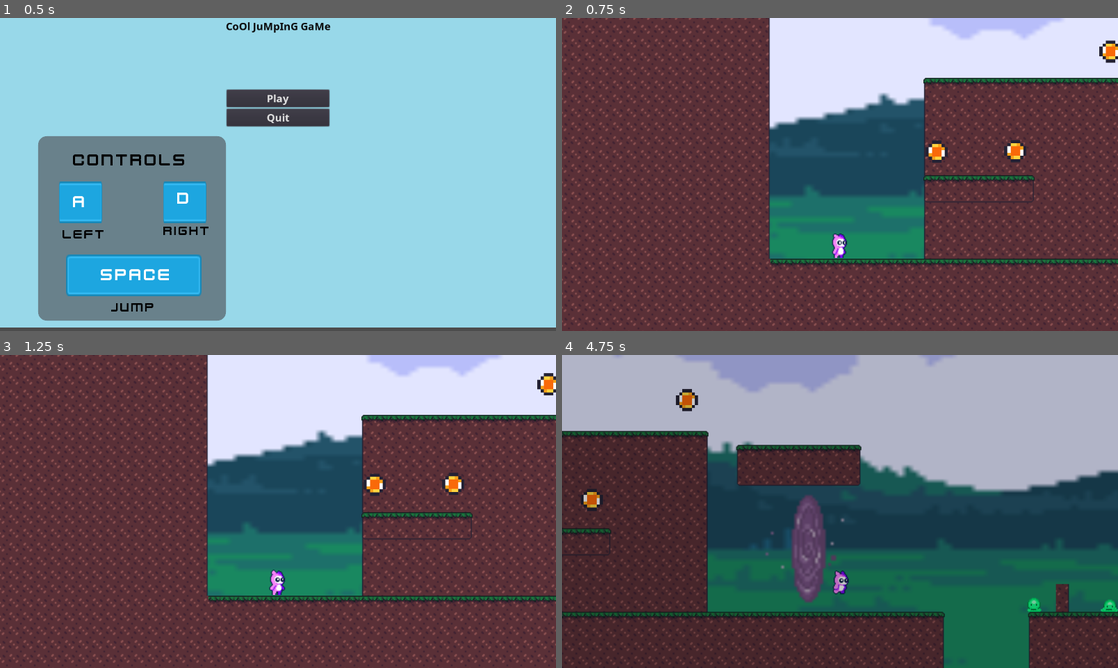
Above: before the commit, frames 1-4 (two rows, left to right).
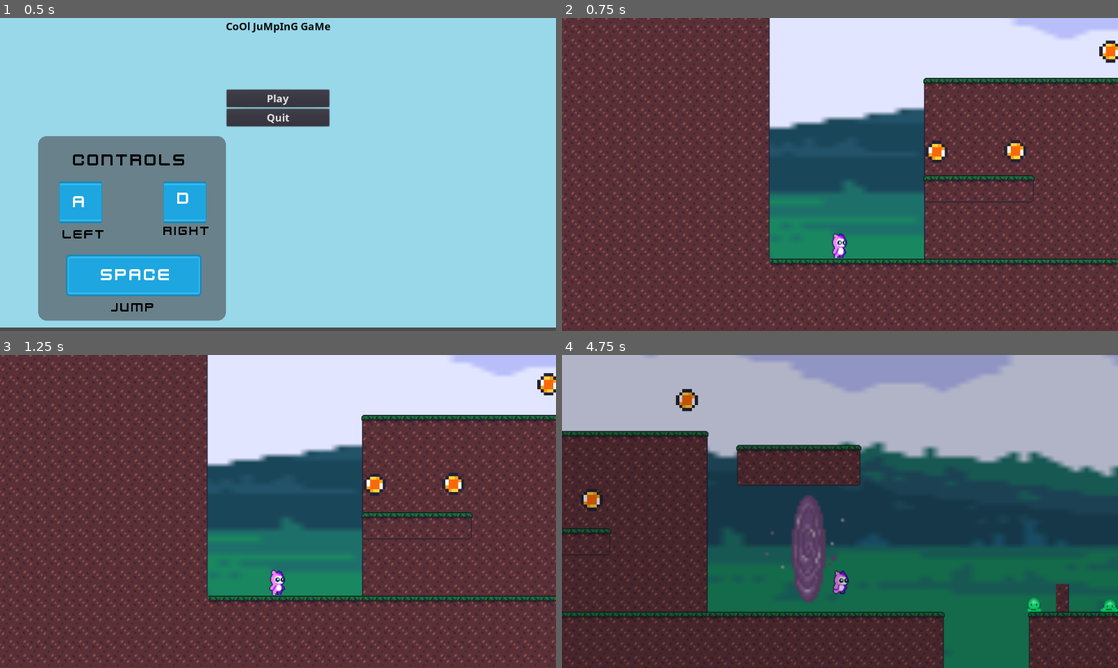
Above: after the commit, the same moments.

Repository: Mertric/2D-Video-game
Game: Godot game, scene res://Screen/MainScreen.tscn
The game is run twice, just before and just after one commit, with the same random seed, the same clock (stepped at 60 frames per second) and the same inputs.
Inputs:
- Up to frame 1 (0.5 s): no input
- Up to frame 2 (0.75 s): click "Play" at 0.5 s
- Up to frame 3 (1.25 s): no input
- Up to frame 4 (4.75 s): tap Enter at 1.25 s; hold D (right) 1.28-2.78 s; tap Space (jump) at 1.52, 2.27, 3.77, 4.52 s; hold A (left) 2.78-3.53 s; hold D (right) from 3.53 s (still down)

Frame 1 is identical in both runs. In frame 2, 2.6% of the frame differs, in the area x 37-100%, y 0-57%; in frame 3, 2.6%; in frame 4, 8.8%, in the area x 9-100%, y 0-62%.

Commit message:
fixed background loading issue

Diff:
--- a/2D Platformer/UI_Stuff/ParallaxBackground.tscn
+++ b/2D Platformer/UI_Stuff/ParallaxBackground.tscn
@@ -8,38 +8,38 @@
 [node name="ParallaxBackground" type="ParallaxBackground"]
 
 [node name="Blue Sky" type="ParallaxLayer" parent="."]
-motion_mirroring = Vector2( 800, 880 )
+motion_mirroring = Vector2( 1040, 880 )
 
 [node name="Sprite" type="Sprite" parent="Blue Sky"]
 position = Vector2( -8, 8 )
-scale = Vector2( 10, 5 )
+scale = Vector2( 13, 5 )
 texture = ExtResource( 4 )
 centered = false
 
 [node name="Clouds" type="ParallaxLayer" parent="."]
 motion_scale = Vector2( 0.5, 1 )
-motion_mirroring = Vector2( 640, 0 )
+motion_mirroring = Vector2( 960, 0 )
 
 [node name="Sprite" type="Sprite" parent="Clouds"]
-scale = Vector2( 8, 5 )
+scale = Vector2( 12, 5 )
 texture = ExtResource( 1 )
 centered = false
 
 [node name="Hills" type="ParallaxLayer" parent="."]
 motion_scale = Vector2( 0.6, 1 )
-motion_mirroring = Vector2( 640, 0 )
+motion_mirroring = Vector2( 960, 0 )
 
 [node name="Sprite" type="Sprite" parent="Hills"]
 position = Vector2( -8, 96 )
-scale = Vector2( 8, 5 )
+scale = Vector2( 12, 5 )
 texture = ExtResource( 2 )
 centered = false
 
 [node name="Grass" type="ParallaxLayer" parent="."]
-motion_mirroring = Vector2( 640, 0 )
+motion_mirroring = Vector2( 960, 0 )
 
 [node name="Sprite" type="Sprite" parent="Grass"]
-position = Vector2( 16, -64 )
-scale = Vector2( 8, 6 )
+position = Vector2( -8, -192 )
+scale = Vector2( 12, 7 )
 texture = ExtResource( 3 )
 centered = false
--- a/2D Platformer/src/Levels/Level.tscn
+++ b/2D Platformer/src/Levels/Level.tscn
@@ -321,7 +321,10 @@
 
 [node name="Sprite" parent="ParallaxBackground/Hills" index="0"]
 position = Vector2( -8, 32 )
-scale = Vector2( 8, 5.5 )
+scale = Vector2( 12, 5.5 )
+
+[node name="Sprite" parent="ParallaxBackground/Grass" index="0"]
+position = Vector2( 9.53674e-07, -208 )
 
 [node name="Monster" parent="." instance=ExtResource( 1 )]
 position = Vector2( 1008, 848 )
--- a/2D Platformer/src/Levels/Level2TestForTele.tscn
+++ b/2D Platformer/src/Levels/Level2TestForTele.tscn
@@ -116,13 +116,6 @@
 
 [node name="ParallaxBackground" parent="." instance=ExtResource( 6 )]
 
-[node name="Sprite" parent="ParallaxBackground/Blue Sky" index="0"]
-position = Vector2( -8, 56 )
-
-[node name="Sprite" parent="ParallaxBackground/Hills" index="0"]
-position = Vector2( 0, 32 )
-scale = Vector2( 8, 5.5 )
-
 [editable path="Objective"]
 
 [editable path="ParallaxBackground"]
